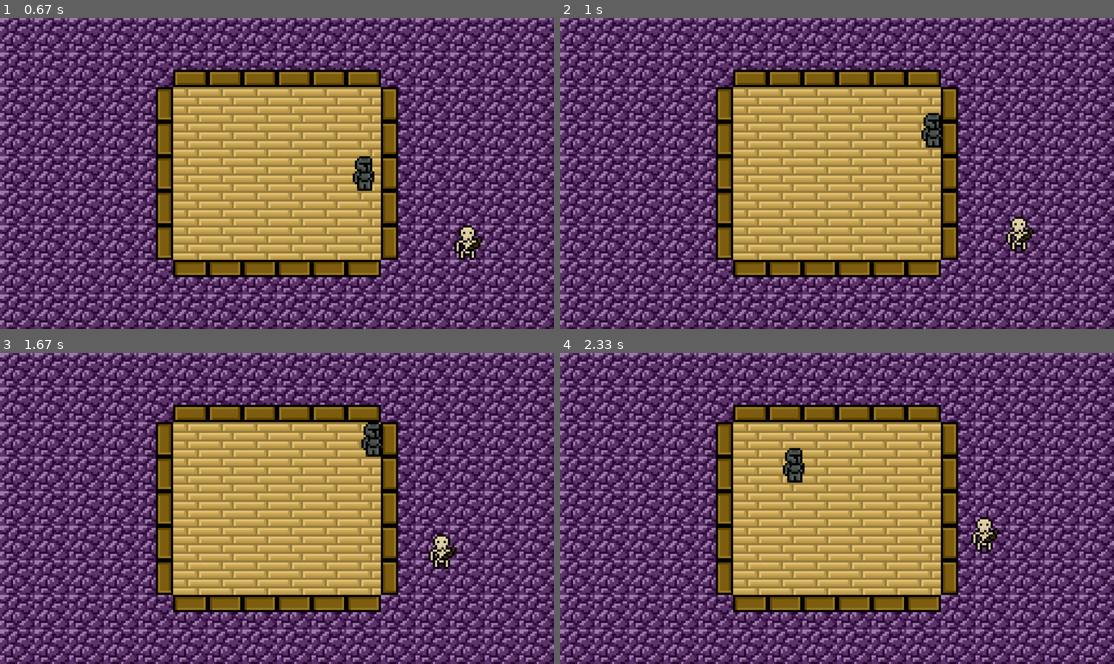
Above: before the commit, frames 1-4 (two rows, left to right).
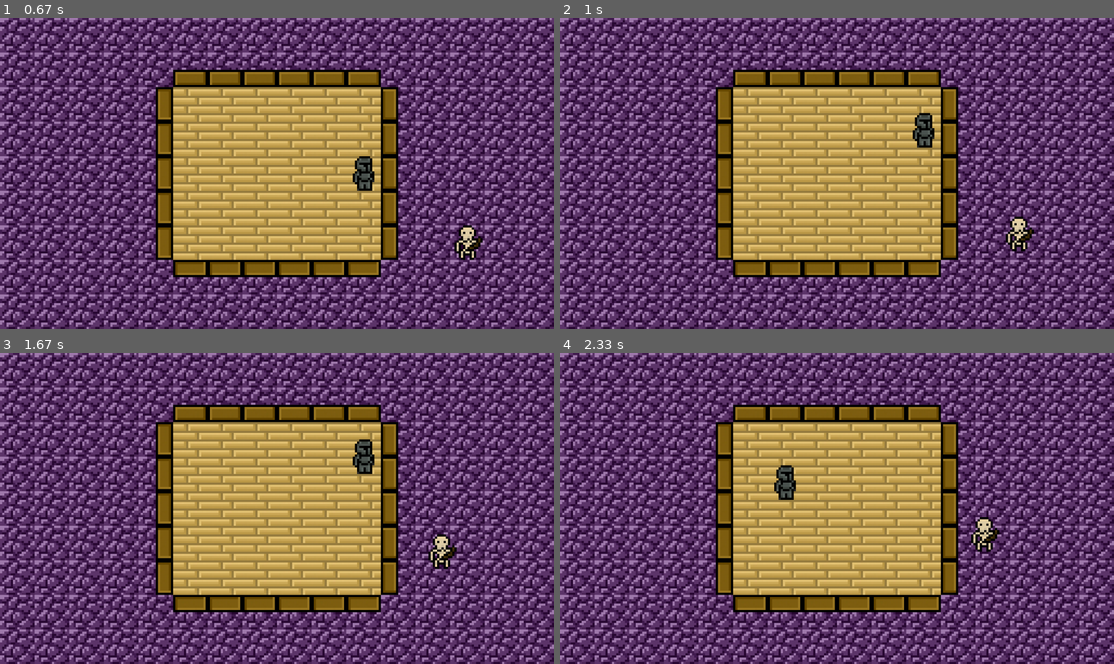
Above: after the commit, the same moments.

Repository: nicolassaez2004/DpProjetos.PyGame
Game: pygame game, started from main.py
The game is run twice, just before and just after one commit, with the same random seed, the same clock (stepped at 60 frames per second) and the same inputs.
Inputs:
- Up to frame 1 (0.67 s): hold D from 0.33 s (still down)
- Up to frame 2 (1 s): release D at 0.8 s; hold W from 0.83 s (still down)
- Up to frame 3 (1.67 s): release W at 1.13 s; hold D 1.17-1.63 s
- Up to frame 4 (2.33 s): hold A 1.67-2.2 s; hold S from 2.23 s (still down)

Frame 1 is identical in both runs. In frame 2, 0.5% of the frame differs, in the area x 63-70%, y 30-42%; in frame 3, 0.6%; in frame 4, 0.6%, in the area x 38-45%, y 30-48%.

Commit message:
primeiras colisões

Diff:
--- a/main.py
+++ b/main.py
@@ -33,10 +33,10 @@
 
         self.rect.move_ip(*self.velocidade)
 
-        if self.rect.x < 380: self.rect.x = 380
+'''        if self.rect.x < 380: self.rect.x = 380
         if self.rect.x > 820: self.rect.x = 820
         if self.rect.y < 160: self.rect.y = 160
-        if self.rect.y > 480: self.rect.y = 480
+        if self.rect.y > 480: self.rect.y = 480'''
 
 
 class Enemy(pygame.sprite.Sprite):
@@ -55,27 +55,52 @@
 
 class Object(pygame.sprite.Sprite):
     def __init__(self):
-        pass
+        super().__init__()
+
+        self.rect_brick_cima = pygame.Rect(400, 160, 480, 40)
+        self.rect_brick_baixo = pygame.Rect(400, 560, 480, 40)
+        self.rect_brick_esquerda = pygame.Rect(360, 160, 40, 400)
+        self.rect_brick_direita = pygame.Rect(880, 200, 40, 360)
+
+    def colision(self, player):
+        if player.rect.colliderect(self.rect_brick_cima):
+            player.rect.top = self.rect_brick_cima.bottom
+
+        if player.rect.colliderect(self.rect_brick_baixo):
+            player.rect.bottom = self.rect_brick_baixo.top
+
+        if player.rect.colliderect(self.rect_brick_esquerda):
+            player.rect.left = self.rect_brick_esquerda.right
+
+        if player.rect.colliderect(self.rect_brick_direita):
+            player.rect.right = self.rect_brick_direita.left
 
 class Game:
     def __init__(self):
+        self.rodando = True
+        pygame.init()
 
-        self.rodando = True
-
-        pygame.init()
         self.bg = pygame.image.load('assets/sprites/background.jpg')
         self.bg = pygame.transform.scale(self.bg, (1280, 720))
         self.window = pygame.display.set_mode((LARGURA, ALTURA))
-        pygame.display.set_caption('Claustrophobia the Game! 🤤')
+        pygame.display.set_caption('Claustrophobia Knight')
+
         self.relogio = pygame.time.Clock()
-        player1 = Player((LARGURA/2 - 40, ALTURA/2 - 40))
-        inimigo1 = Enemy((LARGURA - 200, ALTURA - 200))
-        self.todo_mundo = pygame.sprite.Group([player1, inimigo1])
+
+        self.player = Player((LARGURA/2 - 40, ALTURA/2 - 40))
+        self.inimigo1 = Enemy((LARGURA - 200, ALTURA - 200))
+        self.todo_mundo = pygame.sprite.Group([self.player, self.inimigo1])
+
+        self.objeto = Object()
 
     def desenhar(self):
         self.window.fill(PRETO)
         self.window.blit(self.bg, (0, 0))
+
         self.todo_mundo.update()
+
+        self.objeto.colision(self.player)
+
         self.todo_mundo.draw(self.window)
         pygame.display.update()
 
